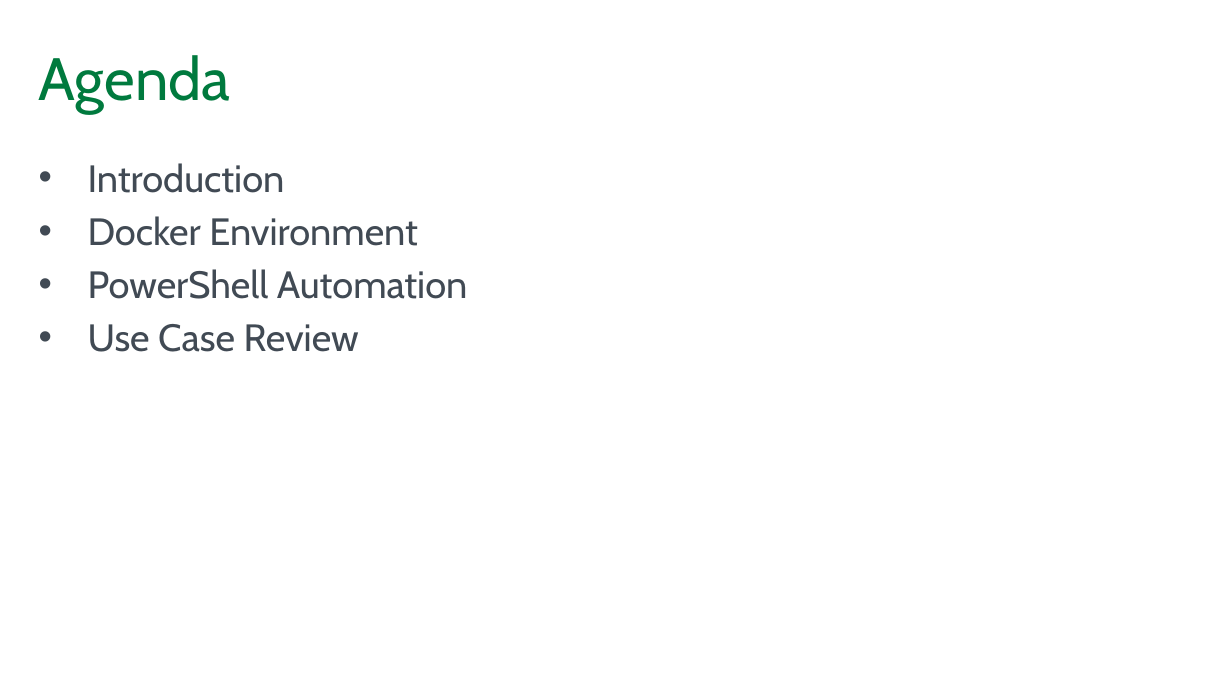
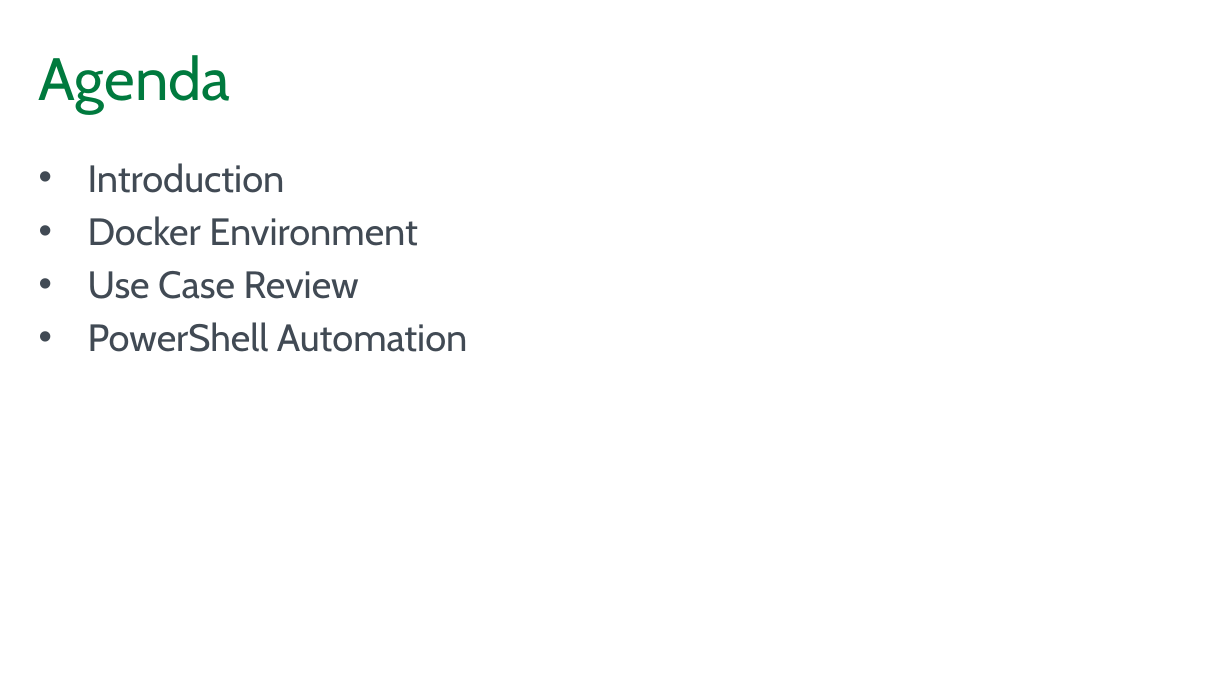
Before and after one commit to SQLPioneer/Presentations, a slide deck: slide 3 of Automation/EnvironmentAutomation.pptx. Drawn at 1232x693 pixels with LibreOffice and Linux fonts; fonts in the diff are those of the drawing; background and template pictures are left out. Boxes give left, top, right and bottom in pixels: in the first picture for what was removed or moved away, otherwise in the second. Text is boxed around its words. In the diff, an @@ line names an element or a change of style, - is before the commit and + after.

```diff
--- a/Automation/EnvironmentAutomation.pptx
+++ b/Automation/EnvironmentAutomation.pptx
@@ text at (88, 271, 359, 299): paragraph added @@
+• Use Case Review
@@ text at (88, 324, 359, 352): paragraph removed @@
-• Use Case Review
```
Also in this commit, not shown: 1 other slide changed, 13 other files.
